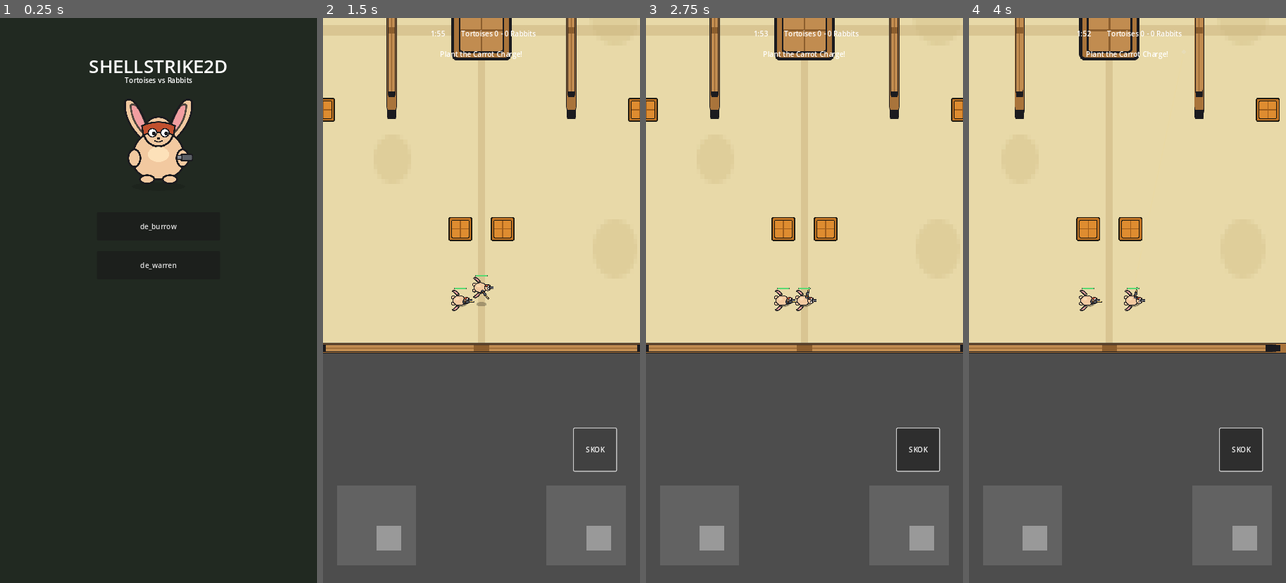
Above: before the commit, frames 1-4 (left to right).
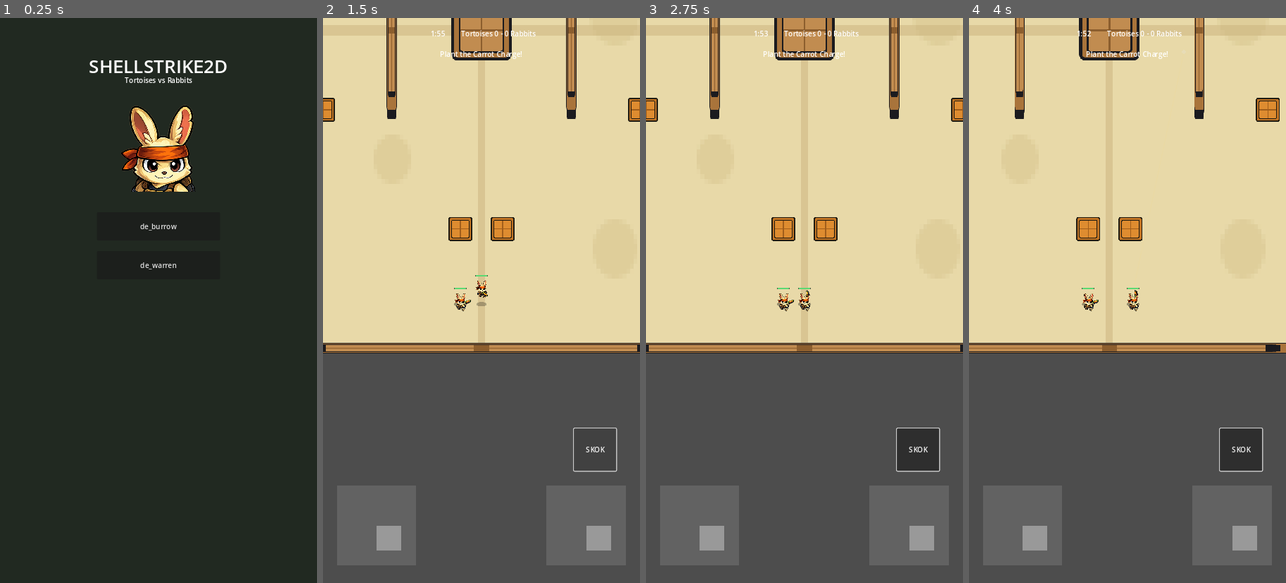
Above: after the commit, the same moments.

Repository: dstr1989/shellstrike2d
Game: Godot game, scene res://scenes/MainMenu.tscn
Same seed, same stepped clock (60 frames per second), same inputs: the game is played once before the commit and once after it.
Inputs (mouse positions are in pixels of both pictures, inside the frame that each line leads up to):
- Up to frame 1 (0.25 s): no input
- Up to frame 2 (1.5 s): click "de_burrow" at 0.5 s; click "SKOK" at 1.25 s
- Up to frame 3 (2.75 s): drag from (699, 526) to (836, 176) at 2.02 s
- Up to frame 4 (4 s): tap Enter at 2.75 s; drag from (1232, 526) to (1111, 413) at 2.77 s; move the mouse to (1159, 176) at 3.52 s; press the mouse at (1159, 176) at 3.53 s; hold D (move_right) from 3.53 s (still down)

The runs differ from the first frame. In frame 1, 2.7% of the frame differs, in the area x 38-62%, y 14-31%; in frame 2, 0.3%; in frame 3, 0.3%; in frame 4, 0.3%.

Commit message:
Wire in AI-generated character art (tortoise/rabbit body+icon), carrot blaster weapon, shell-shield texture; scale tuned; menu uses new icon

Diff:
--- a/assets/skins/rabbit_default.tres
+++ b/assets/skins/rabbit_default.tres
@@ -1,8 +1,9 @@
-[gd_resource type="Resource" script_class="CharacterSkin" load_steps=4 format=3]
+[gd_resource type="Resource" script_class="CharacterSkin" load_steps=5 format=3]
 
 [ext_resource type="Script" path="res://scripts/character_skin.gd" id="1"]
-[ext_resource type="Texture2D" path="res://assets/sprites/rabbit_topdown.svg" id="2"]
-[ext_resource type="Texture2D" path="res://assets/sprites/rabbit_mascot.svg" id="3"]
+[ext_resource type="Texture2D" path="res://assets/sprites/rabbit_default_body.png" id="2"]
+[ext_resource type="Texture2D" path="res://assets/sprites/rabbit_default_icon.png" id="3"]
+[ext_resource type="Texture2D" path="res://assets/sprites/weapon_blaster.png" id="4"]
 
 [resource]
 script = ExtResource("1")
@@ -11,4 +12,5 @@
 team = 2
 body_texture = ExtResource("2")
 icon_texture = ExtResource("3")
-body_scale = 0.7
+weapon_texture = ExtResource("4")
+body_scale = 0.16
--- a/assets/skins/tortoise_default.tres
+++ b/assets/skins/tortoise_default.tres
@@ -1,8 +1,10 @@
-[gd_resource type="Resource" script_class="CharacterSkin" load_steps=4 format=3]
+[gd_resource type="Resource" script_class="CharacterSkin" load_steps=6 format=3]
 
 [ext_resource type="Script" path="res://scripts/character_skin.gd" id="1"]
-[ext_resource type="Texture2D" path="res://assets/sprites/tortoise_topdown.svg" id="2"]
-[ext_resource type="Texture2D" path="res://assets/sprites/tortoise_mascot.svg" id="3"]
+[ext_resource type="Texture2D" path="res://assets/sprites/tortoise_default_body.png" id="2"]
+[ext_resource type="Texture2D" path="res://assets/sprites/tortoise_default_icon.png" id="3"]
+[ext_resource type="Texture2D" path="res://assets/sprites/weapon_blaster.png" id="4"]
+[ext_resource type="Texture2D" path="res://assets/sprites/tortoise_shellshield.png" id="5"]
 
 [resource]
 script = ExtResource("1")
@@ -11,4 +13,6 @@
 team = 1
 body_texture = ExtResource("2")
 icon_texture = ExtResource("3")
-body_scale = 0.7
+weapon_texture = ExtResource("4")
+shield_texture = ExtResource("5")
+body_scale = 0.16
--- a/scenes/MainMenu.tscn
+++ b/scenes/MainMenu.tscn
@@ -1,7 +1,7 @@
 [gd_scene load_steps=3 format=3]
 
 [ext_resource type="Script" path="res://scripts/main_menu.gd" id="1"]
-[ext_resource type="Texture2D" path="res://assets/sprites/rabbit_mascot.svg" id="2"]
+[ext_resource type="Texture2D" path="res://assets/sprites/rabbit_default_icon.png" id="2"]
 
 [node name="MainMenu" type="Control"]
 layout_mode = 3
--- a/scripts/unit.gd
+++ b/scripts/unit.gd
@@ -69,15 +69,21 @@
 	collision_layer = 2 if team == Global.Team.TORTOISE else 4
 	collision_mask = 1 | 2 | 4 | 16
 
+var _shield_texture: Texture2D = null
+
 func _apply_skin() -> void:
 	var skin: CharacterSkin = SkinManager.get_active(team)
 	if skin != null and skin.body_texture != null:
 		body.texture = skin.body_texture
 		body.scale = Vector2.ONE * skin.body_scale
+		_shield_texture = skin.shield_texture
 		if skin.weapon_texture != null:
 			weapon.texture = skin.weapon_texture
 	else:
 		body.texture = FALLBACK_TORTOISE if team == Global.Team.TORTOISE else FALLBACK_RABBIT
+	# Scale the weapon to a consistent on-screen length regardless of source size.
+	if weapon.texture != null:
+		weapon.scale = Vector2.ONE * (46.0 / float(weapon.texture.get_width()))
 
 func _physics_process(delta: float) -> void:
 	if not health.is_alive():
Binary file added: assets/sprites/rabbit_default_body.png
Not shown, added: assets/sprites/rabbit_default_body.png.import
Binary file added: assets/sprites/rabbit_default_icon.png
Not shown, added: assets/sprites/rabbit_default_icon.png.import
Binary file added: assets/sprites/tortoise_default_body.png
Not shown, added: assets/sprites/tortoise_default_body.png.import
Binary file added: assets/sprites/tortoise_default_icon.png
Not shown, added: assets/sprites/tortoise_default_icon.png.import
Binary file added: assets/sprites/tortoise_shellshield.png
Not shown, added: assets/sprites/tortoise_shellshield.png.import
Binary file added: assets/sprites/weapon_blaster.png
Not shown, added: assets/sprites/weapon_blaster.png.import
